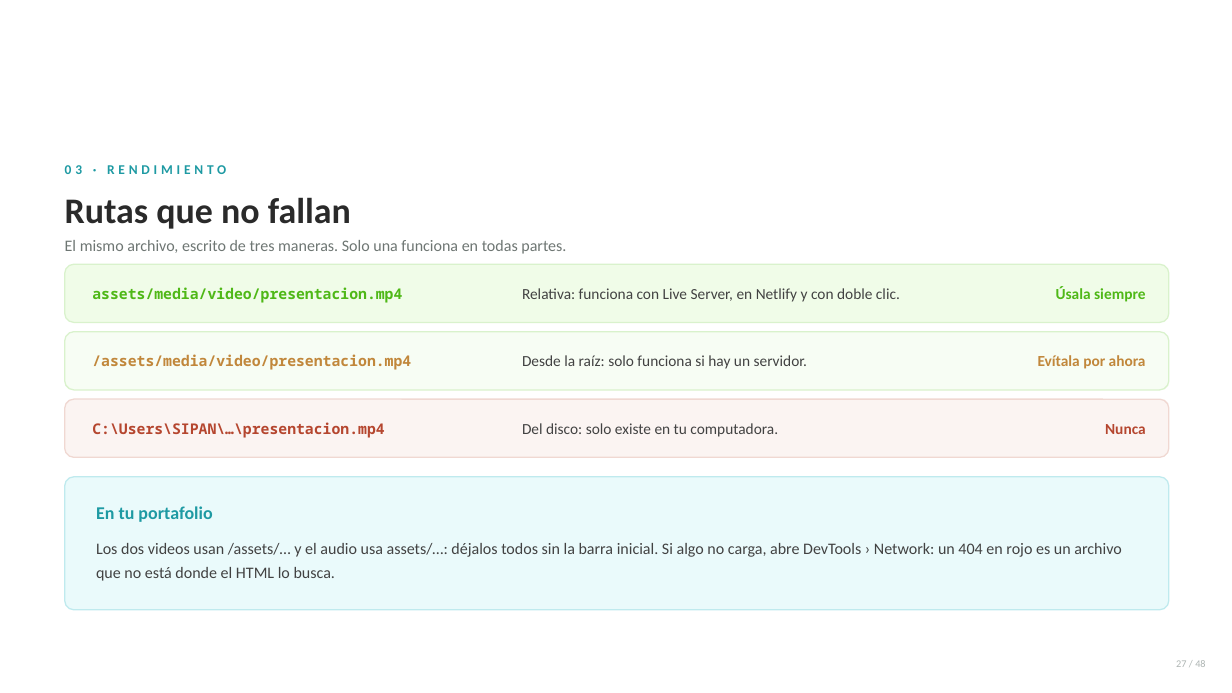
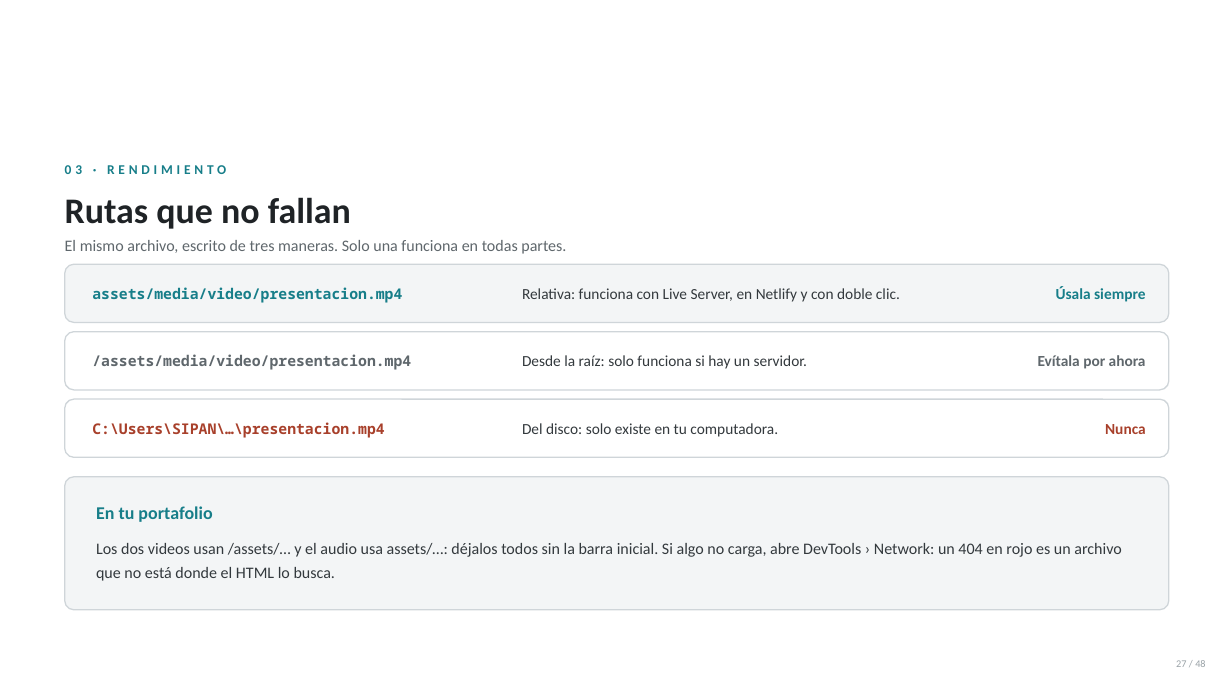
Before and after one commit to anibaler123143423234321/sesiones-dagner, a slide deck: slide 27 of SESION 07/Sesion07-Multimedia-avanzada-HTML5.pptx. Drawn at 1232x693 pixels with LibreOffice and Linux fonts; fonts in the diff are those of the drawing; background and template pictures are left out. Boxes give left, top, right and bottom in pixels: in the first picture for what was removed or moved away, otherwise in the second. Text is boxed around its words. In the diff, an @@ line names an element or a change of style, - is before the commit and + after.

```diff
--- a/SESION 07/Sesion07-Multimedia-avanzada-HTML5.pptx
+++ b/SESION 07/Sesion07-Multimedia-avanzada-HTML5.pptx
@@ text "03 · RENDIMIENTO" at (65,165,226,174): text colour #1E9AA3 to #177E89 @@
@@ text "El mismo archivo, escrito de ..." at (65,240,566,254): text colour #6E7673 to #5F676C @@
@@ rounded rectangle at (65,264,1169,323): fill #F0FCE8 to #F3F5F6; outline #D9F2CC 1 pt to #CFD5D9 1 pt @@
@@ text "assets/media/video/presentacion.mp4" at (92,287,402,303): text colour #4FB817 to #177E89 @@
@@ text "Úsala siempre" at (1056,286,1145,302): text colour #4FB817 to #177E89 @@
@@ rounded rectangle at (65,332,1169,390): fill #F7FDF4 to #FFFFFF; outline #D9F2CC 1 pt to #CFD5D9 1 pt @@
@@ text "/assets/media/video/presentacion.mp4" at (92,354,411,370): text colour #C1873B to #5F676C @@
@@ text "Evítala por ahora" at (1038,355,1146,369): text colour #C1873B to #5F676C @@
@@ rounded rectangle at (65,399,1169,457): fill #FBF4F2 to #FFFFFF; outline #F0D8D2 1 pt to #CFD5D9 1 pt @@
@@ text "C:\Users\SIPAN\…\presentacion.mp4" at (92,422,384,438): text colour #B5462F to #A8402B @@
@@ text "Nunca" at (1105,424,1146,434): text colour #B5462F to #A8402B @@
@@ rounded rectangle at (65,477,1169,610): fill #EAFAFB to #F3F5F6; outline #BFEAEE 1 pt to #CFD5D9 1 pt @@
@@ text "En tu portafolio" at (96,506,212,522): text colour #1E9AA3 to #177E89 @@
@@ text colour #424242 to #33393D in 4 elements at (522,288,900,302), (522,355,807,369), (522,423,778,437), (96,543,1121,581) @@
@@ text "27 / 48" at (1176,660,1205,667): text colour #AEB5B3 to #9AA2A7 @@
```
Also in this commit, not shown: 47 other slides changed, 31 other files.
